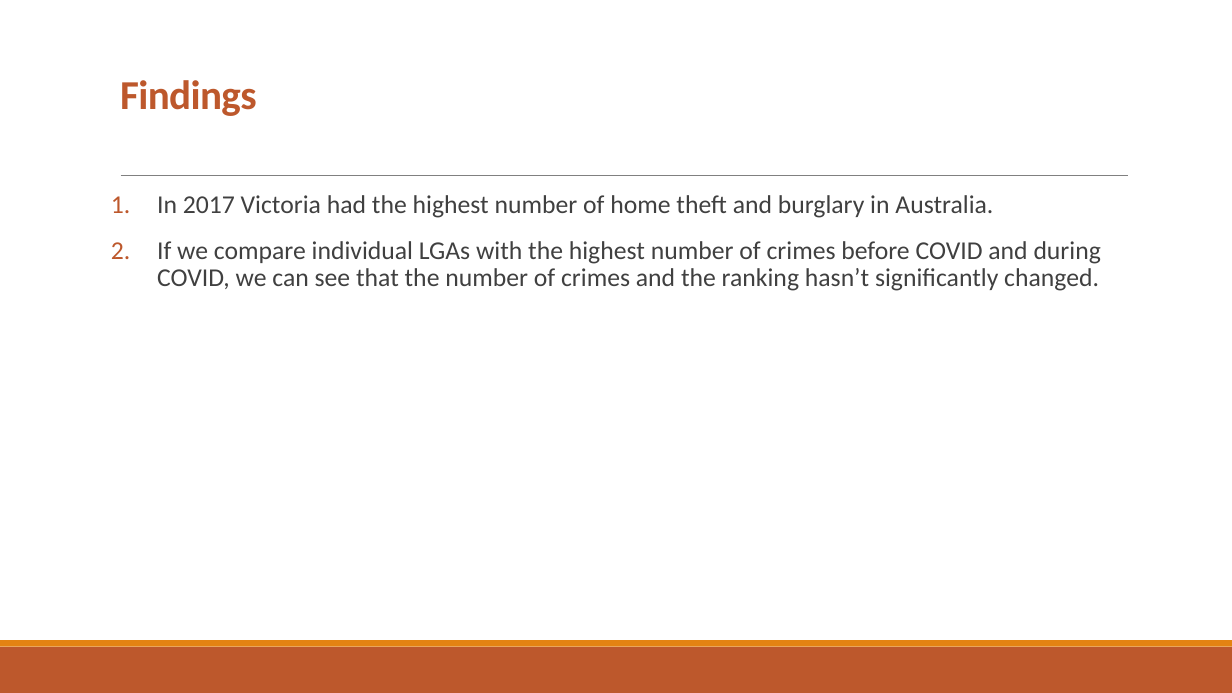
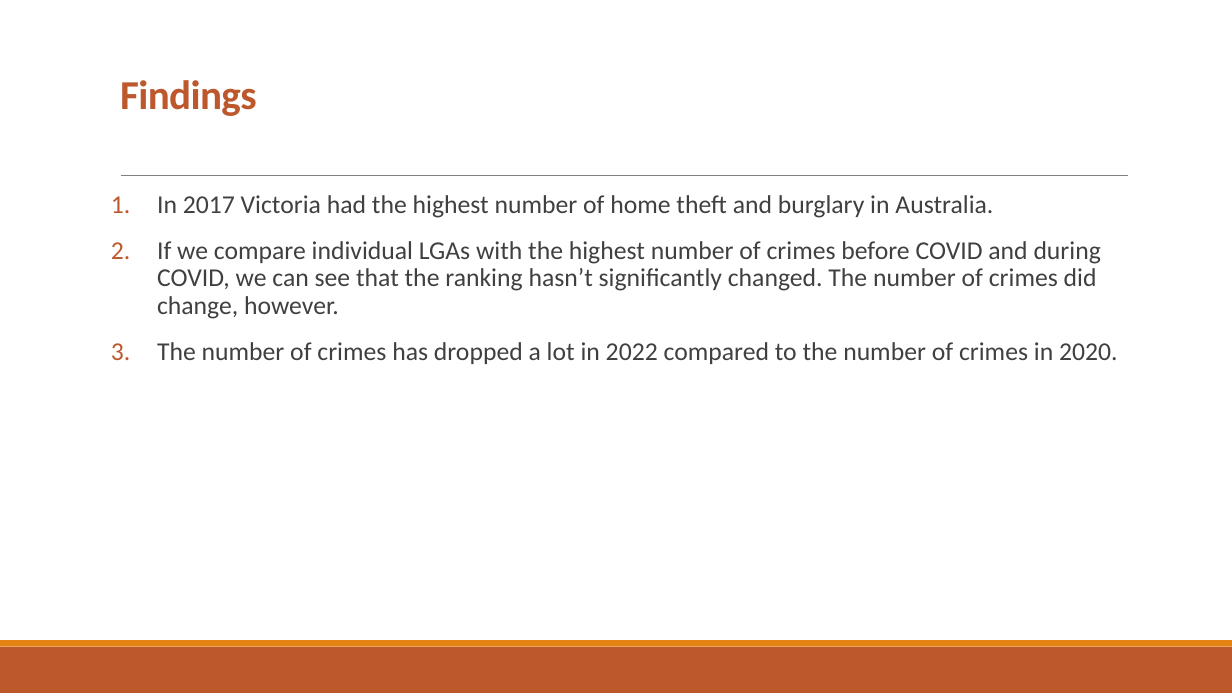
Before and after one commit to PhuongTieuOp/project3, a slide deck: slide 8 of Victoria Crime Data Visualization3.pptx. Drawn at 1232x693 pixels with LibreOffice and Linux fonts; fonts in the diff are those of the drawing. Boxes give left, top, right and bottom in pixels: in the first picture for what was removed or moved away, otherwise in the second. Text is boxed around its words. In the diff, an @@ line names an element or a change of style, - is before the commit and + after.

```diff
--- a/Victoria Crime Data Visualization3.pptx
+++ b/Victoria Crime Data Visualization3.pptx
@@ text at (x1=157, y1=241, x2=1118, y2=364): text changed @@
-2. If we compare individual LGAs with the highest number of crimes before COVID and during COVID, we can see that the number of crimes and the ranking hasn’t significantly changed.
+2. If we compare individual LGAs with the highest number of crimes before COVID and during COVID, we can see that the ranking hasn’t significantly changed. The number of crimes did change, however.
+3. The number of crimes has dropped a lot in 2022 compared to the number of crimes in 2020.
```
Also in this commit, not shown: 1 other slide changed, 2 slides added.
